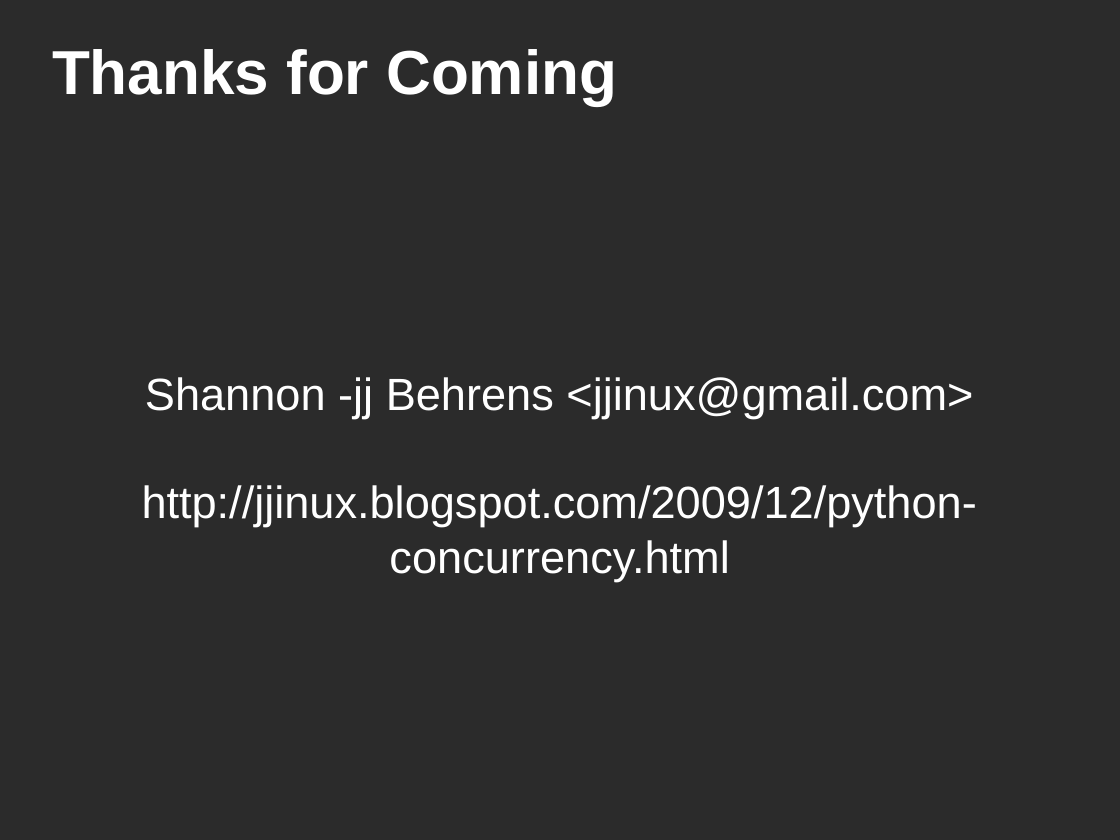
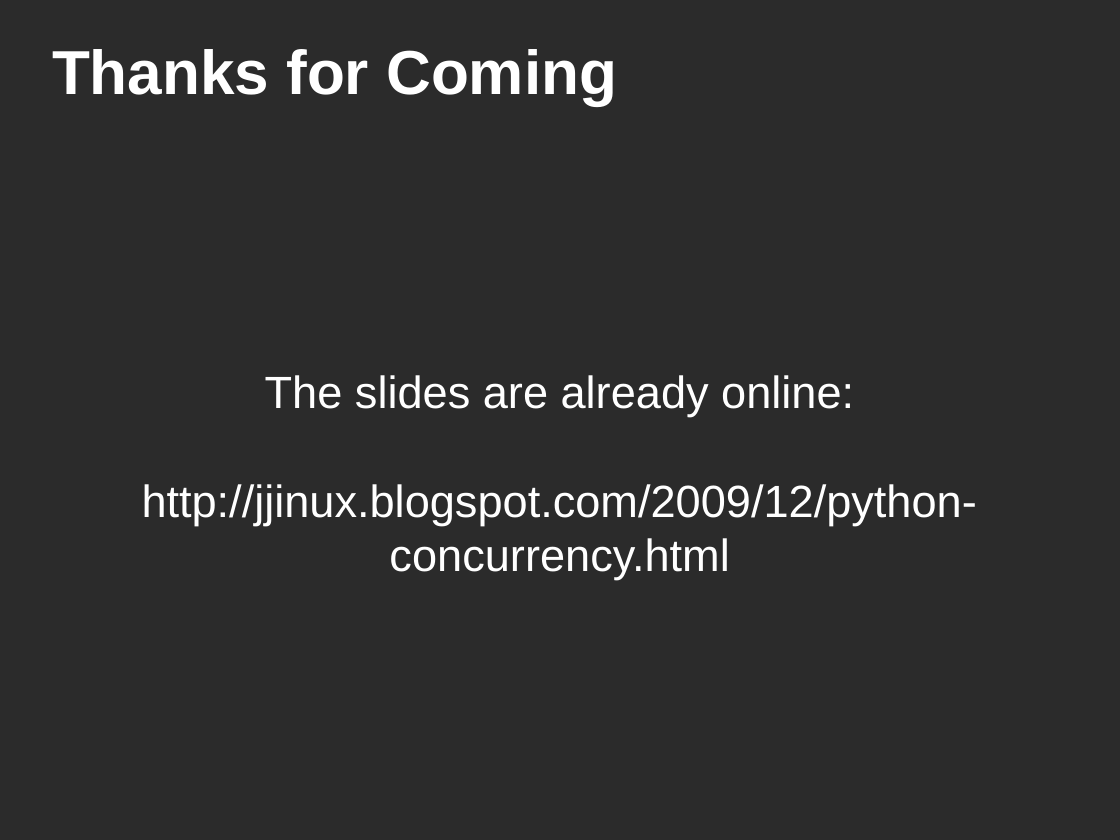
Before and after one commit to jjinux/concurrency-200912, a slide deck: slide 49 of slides.odp. Drawn at 1120x840 pixels with LibreOffice and Linux fonts; fonts in the diff are those of the drawing; background and template pictures are left out; a plain dark background stands for a picture behind light text. Boxes give left, top, right and bottom in pixels: in the first picture for what was removed or moved away, otherwise in the second. Text is boxed around its words. In the diff, an @@ line names an element or a change of style, - is before the commit and + after.

```diff
--- a/slides.odp
+++ b/slides.odp
@@ subtitle at (265, 375, 854, 417): text changed @@
-Shannon -jj Behrens <jjinux@gmail.com>
+The slides are already online:
```
Also in this commit, not shown: 12 other slides changed, 1 other file.
